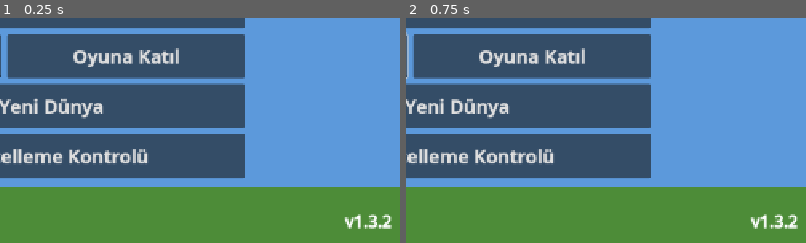
Above: before the commit, frames 1-2 (left to right).
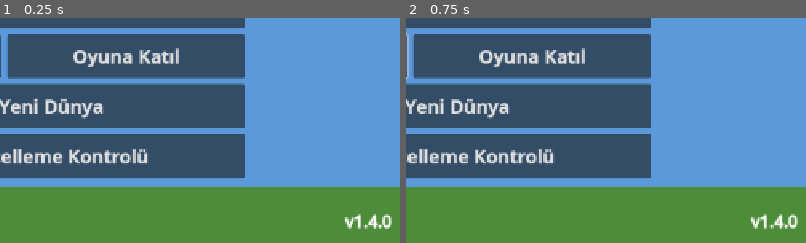
Above: after the commit, the same moments.

Repository: ozguryilmazz/CraftMine
Game: Godot game, scene res://scenes/main_menu.tscn
Two runs of this game, one before a commit and one after it. Both use one fixed random seed, a clock stepped at 60 frames per second and the inputs below.
Inputs (mouse positions are % of the whole screen's width and height, from its top left):
- Up to frame 1 (0.25 s): no input
- Up to frame 2 (0.75 s): click (35, 58) at 0.52 s; type "12" at 0.6 s
The pictures show only the part of the screen within x 44-94%, y 50-100%; the shares and areas given below are measured in that part.

The runs differ from the first frame. In frame 1, 0.2% of the frame differs, in the area x 92-98%, y 87-94%; in frame 2, 0.2%.

Commit message:
Can, hasar, ölüm cezası, yemek ve düşme hasarı; stat/XP kuralları (v1.4.0)
Co-Authored-By: Claude Fable 5.2 <noreply@anthropic.com>

Diff:
--- a/project.godot
+++ b/project.godot
@@ -7,7 +7,7 @@
 [application]
 
 config/name="CraftMine"
-config/version="1.3.2"
+config/version="1.4.0"
 run/main_scene="res://scenes/main_menu.tscn"
 config/features=PackedStringArray("4.5", "GL Compatibility")
 boot_splash/bg_color=Color(0.12, 0.16, 0.22, 1)
--- a/scripts/game.gd
+++ b/scripts/game.gd
@@ -11,6 +11,8 @@
 const ATTRACT_RADIUS := 2.6
 const MAX_DROPS := 150
 const MENU_SCENE := "res://scenes/main_menu.tscn"
+const SAFE_FALL := 3.0           # bu kadar bloğa kadar düşmek zararsız
+const FALL_DAMAGE := 2.0         # güvenli yüksekliğin üzerindeki her blok için can kaybı
 
 var world: World
 var player: Player
@@ -19,6 +21,9 @@
 var inv := Inventory.new()
 ## Oyuncuya ait kalıcı veriler (kakacoin; ileride statlar, level, XP). Dünya kaydıyla birlikte saklanır.
 var pdata := {"coins": 0}
+var stats := PlayerStats.new()
+var hurt_flash := 0.0       # hasar alınca ekranın kızarması (HUD okur)
+var death_timer := 0.0      # > 0 iken "Öldün" yazısı gösterilir
 var selected := 0           # seçili hotbar yuvası
 var paused := false
 var info_text := ""
@@ -68,12 +73,14 @@
 		player.position = Session.saved_pos
 		inv.from_array(Session.saved_inv)
 		pdata.merge(Session.saved_player, true)
+		stats.from_dict(pdata.get("stats"))
 	else:
 		var a := randf() * TAU if _online else 0.0
 		var sx := int(cos(a) * 3.0)
 		var sz := int(sin(a) * 3.0)
 		player.position = Vector3(sx + 0.5, maxi(world.gen.height_at(sx, sz), WorldGen.SEA) + 2.0, sz + 0.5)
 
+	player.fell.connect(_on_fell)
 	_highlight = _make_highlight()
 	add_child(_highlight)
 	_make_crack()
@@ -203,6 +210,11 @@
 	_mine_requested = false
 	_mine_cooldown = maxf(_mine_cooldown - delta, 0.0)
 	player.set_held(inv.id_at(selected))
+	if not paused:
+		stats.tick(delta)
+	player.speed_mult = stats.speed_mult()
+	hurt_flash = maxf(hurt_flash - delta * 2.5, 0.0)
+	death_timer = maxf(death_timer - delta, 0.0)
 	_update_drops(delta)
 	_update_sky()
 	_update_highlight()
@@ -328,10 +340,12 @@
 	if paused or ui.visible:
 		return
 	var hit := _target(p)
+	if not hit.is_empty() and Blocks.is_interactive(hit["id"]):
+		open_ui(InventoryUI.MODE_TABLE if hit["id"] == Blocks.CRAFTING_TABLE else InventoryUI.MODE_FURNACE)
+		return
+	if _use_item():
+		return
 	if hit.is_empty():
-		return
-	if Blocks.is_interactive(hit["id"]):
-		open_ui(InventoryUI.MODE_TABLE if hit["id"] == Blocks.CRAFTING_TABLE else InventoryUI.MODE_FURNACE)
 		return
 	if hit["normal"] == Vector3i.ZERO:
 		return
@@ -349,6 +363,50 @@
 	world.set_block(pos, block)
 	inv.take(selected, 1)
 	player.swing_once()
+
+
+## Eldeki eşya tüketilebiliyorsa (yiyecek) kullanır. Kullanıldıysa true döner.
+func _use_item() -> bool:
+	var id := inv.id_at(selected)
+	if Items.kind(id) != "food":
+		return false
+	if stats.hp < stats.max_hp():
+		stats.eat(id)
+		inv.take(selected, 1)
+		player.swing_once()
+	return true
+
+
+# ---------- Can, hasar ve ölüm ----------
+
+func _on_fell(height: float) -> void:
+	if height > SAFE_FALL:
+		hurt(floorf((height - SAFE_FALL) * FALL_DAMAGE))
+
+
+## Oyuncuya hasar verir; can biterse ölüm cezası uygulanır.
+func hurt(amount: float) -> void:
+	if amount <= 0.0 or death_timer > 0.0:
+		return
+	hurt_flash = 1.0
+	if stats.damage(amount):
+		_die()
+
+
+## Ölüm: tüm eşyalar yok olur, XP ve level sıfırlanır, her stattan 1 puan düşer, oyuncu başlangıç noktasında doğar.
+func _die() -> void:
+	ui.close()
+	hud.release_all()
+	_mine_reset()
+	inv.clear()
+	stats.die()
+	player.teleport(_spawn_point())
+	death_timer = 4.0
+	_save()
+
+
+func _spawn_point() -> Vector3:
+	return Vector3(0.5, maxi(world.gen.height_at(0, 0), WorldGen.SEA) + 2.0, 0.5)
 
 
 func select_slot(i: int) -> void:
@@ -484,6 +542,7 @@
 
 func _save() -> void:
 	_save_timer = 0.0
+	pdata["stats"] = stats.to_dict()
 	if Session.mode != "join":
 		Session.save_world(world.export_edits(), player.position, inv.to_array(), pdata)
 
--- a/scripts/items.gd
+++ b/scripts/items.gd
@@ -146,6 +146,8 @@
 static func icon_index(id: int) -> int:
 	if is_tool(id):
 		return 8 + (id - TOOL_BASE)
+	if DEFS.has(id):
+		return 5   # simgesi henüz çizilmemiş eşya: atlastaki boş kare
 	return id - 100
 
 
--- a/scripts/player.gd
+++ b/scripts/player.gd
@@ -19,6 +19,11 @@
 var in_water := false
 var third_person := false
 var auto_jump := false
+## Hız statından gelen çarpan (oyun tarafından ayarlanır).
+var speed_mult := 1.0
+
+## Oyuncu yere düştüğünde, düştüğü yükseklik (blok) ile yayılır.
+signal fell(height: float)
 
 ## HUD (joystick / zıplama butonu) tarafından ayarlanır. y: ileri (+) / geri (-).
 var move_input := Vector2.ZERO
@@ -38,6 +43,8 @@
 var _held_id := -1
 var _spawned := false
 var _pos := Vector3.ZERO
+var _fall_top := -1.0e9     # havadayken ulaşılan en yüksek nokta
+var _no_fall := false       # ışınlanmadan sonraki ilk inişte düşme hasarı yok
 
 
 func _ready() -> void:
@@ -106,6 +113,14 @@
 	_hand.add_child(_held_vis)
 
 
+## Oyuncuyu verilen noktaya taşır (yeniden doğma); bu inişte düşme hasarı alınmaz.
+func teleport(p: Vector3) -> void:
+	position = p
+	vel = Vector3.ZERO
+	_no_fall = true
+	_spawned = false
+
+
 func add_look(dx: float, dy: float) -> void:
 	yaw = wrapf(yaw - dx, -PI, PI)
 	pitch = clampf(pitch - dy, -1.5, 1.5)
@@ -166,7 +181,7 @@
 
 	var feet := world.get_block(floori(_pos.x), floori(_pos.y + 0.4), floori(_pos.z))
 	in_water = feet == Blocks.WATER
-	var speed := SWIM_SPEED if in_water else WALK_SPEED
+	var speed := (SWIM_SPEED if in_water else WALK_SPEED) * speed_mult
 	var accel := 8.0 if in_water else (14.0 if on_ground else 6.0)
 	var k := minf(accel * delta, 1.0)
 	vel.x = lerpf(vel.x, wish.x * speed, k)
@@ -193,6 +208,14 @@
 		if was_falling:
 			on_ground = true
 		vel.y = 0.0
+	# Düşme yüksekliği: havadayken en yüksek nokta izlenir, yere inince fark bildirilir (suya düşmek zararsız).
+	if on_ground or in_water:
+		if on_ground and not in_water and not _no_fall and _fall_top - _pos.y > 0.5:
+			fell.emit(_fall_top - _pos.y)
+		_no_fall = false
+		_fall_top = _pos.y
+	else:
+		_fall_top = maxf(_fall_top, _pos.y)
 	# Önü tek blokla kapalıysa otomatik zıpla (dokunmatik kontrol kolaylığı).
 	if blocked and auto_jump and wish.length() > 0.3 and (on_ground or in_water):
 		var ahead := _pos + wish.normalized() * 0.7
@@ -204,6 +227,7 @@
 	if _pos.y < -20.0:
 		_pos = Vector3(_pos.x, World.CH + 4, _pos.z)
 		vel = Vector3.ZERO
+		_no_fall = true
 
 
 ## Verilen ayak konumunda oyuncu kutusu katı bir blokla kesişiyor mu?
--- /dev/null
+++ b/scripts/player_stats.gd
@@ -0,0 +1,180 @@
+class_name PlayerStats
+extends RefCounted
+## Oyuncunun RPG durumu: can, statlar, level / XP, süreli iksir etkileri ve ölüm cezası.
+## Kurallar mns2026 tablosundan gelir; sayılar aşağıdaki sabitlerden değiştirilebilir.
+
+const STATS := ["health", "attack", "speed", "intel"]
+const STAT_NAMES := {"health": "Sağlık", "attack": "Saldırı", "speed": "Hız", "intel": "Zeka"}
+## Level 0'daki stat değerleri (ekranda gösterilen taban).
+const BASE := {"health": 10, "attack": 1, "speed": 1, "intel": 1}
+const BASE_HP := 30                 # level 0 canı: aktif moblar (15-20 hasar) 2 vuruşta öldürür
+const HP_PER_POINT := 2             # her sağlık puanı
+const SPEED_PER_POINT := 0.05       # her hız puanı: +%5 hareket hızı
+const CRIT_PER_POINT := 0.02        # her zeka puanı: +%2 kritik ihtimali
+const CRIT_DMG_PER_POINT := 0.10    # her zeka puanı: saldırı gücünün %10'u kadar ek kritik hasarı
+const MISS_BASE := 0.20             # vuruşun sekme (hasar vermeme) ihtimali
+const MISS_PER_POINT := 0.01        # her zeka puanı sekmeyi bu kadar düşürür
+const MAX_LEVEL := 15
+## Bir sonraki levele geçmek için gereken XP (level 0 -> 1: 100, ...).
+const XP_NEED := [100, 120, 130, 140, 200, 220, 240, 260, 280, 400, 450, 500, 600, 700, 1000]
+## O levele İLK kez ulaşıldığında kazanılan stat puanı.
+const POINTS := [3, 3, 3, 3, 5, 3, 3, 3, 3, 5, 3, 3, 3, 3, 5]
+
+var added := {"health": 0, "attack": 0, "speed": 0, "intel": 0}   # dağıtılmış puanlar
+var level := 0
+var xp := 0
+var best_level := 0         # bugüne kadar ulaşılan en yüksek level (puanlar bir kez verilir)
+var points := 0             # dağıtılmamış stat puanı
+var hp := float(BASE_HP)
+var equip_hp := 0           # zırh ve kalkandan gelen can bonusu
+var buffs := {}             # stat -> [miktar, kalan süre (sn)]
+var _heal_left := 0.0
+var _heal_rate := 0.0
+
+
+## Puan + iksir etkisi.
+func total(stat: String) -> int:
+	var b: Variant = buffs.get(stat)
+	return int(added[stat]) + (int(b[0]) if b != null else 0)
+
+
+## Ekranda gösterilen stat değeri (taban + puanlar + iksir).
+func shown(stat: String) -> int:
+	return int(BASE[stat]) + total(stat)
+
+
+func max_hp() -> int:
+	return BASE_HP + total("health") * HP_PER_POINT + equip_hp
+
+
+func speed_mult() -> float:
+	return 1.0 + SPEED_PER_POINT * total("speed")
+
+
+## Silah bonusuyla birlikte tek vuruş hasarı.
+func hit_damage(weapon_dmg := 0) -> int:
+	return int(BASE["attack"]) + total("attack") + weapon_dmg
+
+
+func miss_chance() -> float:
+	return maxf(MISS_BASE - MISS_PER_POINT * total("intel"), 0.0)
+
+
+func crit_chance() -> float:
+	return minf(CRIT_PER_POINT * total("intel"), 1.0)
+
+
+## Kritik vuruşta eklenen hasar.
+func crit_bonus() -> int:
+	return ceili((int(BASE["attack"]) + total("attack")) * CRIT_DMG_PER_POINT * total("intel"))
+
+
+func heal_left() -> float:
+	return _heal_left
+
+
+## Hasar uygular. Can bittiyse true döner.
+func damage(amount: float) -> bool:
+	hp = maxf(hp - amount, 0.0)
+	return hp <= 0.0
+
+
+## Yiyecek: canı zamanla doldurur (toplam "heal", saniyede "rate").
+func eat(id: int) -> void:
+	_heal_left += float(Items.prop(id, "heal", 0))
+	_heal_rate = maxf(_heal_rate, float(Items.prop(id, "rate", 2.0)))
+
+
+## Süreli stat etkisi (iksir). Aynı stat tekrar içilirse süre yenilenir, üst üste binmez.
+func add_buff(stat: String, amount: int, time: float) -> void:
+	buffs[stat] = [amount, time]
+
+
+func tick(delta: float) -> void:
+	for stat: String in buffs.keys():
+		buffs[stat][1] -= delta
+		if buffs[stat][1] <= 0.0:
+			buffs.erase(stat)
+	var full := float(max_hp())
+	if _heal_left > 0.0:
+		var k := minf(_heal_rate * delta, _heal_left)
+		_heal_left -= k
+		hp += k
+		if hp >= full or _heal_left <= 0.0:
+			_heal_left = 0.0
+			_heal_rate = 0.0
+	hp = minf(hp, full)
+
+
+## XP ekler; atlanan level sayısını döndürür. Stat puanı yalnızca ilk kez ulaşılan levellerde verilir.
+func add_xp(n: int) -> int:
+	var ups := 0
+	if level >= MAX_LEVEL:
+		return 0
+	xp += n
+	while level < MAX_LEVEL and xp >= int(XP_NEED[level]):
+		xp -= int(XP_NEED[level])
+		level += 1
+		ups += 1
+		if level > best_level:
+			best_level = level
+			points += int(POINTS[level - 1])
+	if level >= MAX_LEVEL:
+		xp = 0
+	return ups
+
+
+func xp_needed() -> int:
+	return int(XP_NEED[level]) if level < MAX_LEVEL else 0
+
+
+## Bir stat puanı harcar.
+func spend(stat: String) -> bool:
+	if points <= 0 or not added.has(stat):
+		return false
+	points -= 1
+	added[stat] += 1
+	if stat == "health":
+		hp += HP_PER_POINT
+	return true
+
+
+## Ölüm cezası: XP ve level sıfırlanır, her stattan 1 puan düşer (tabanın altına inmez),
+## iksir etkileri biter, can dolar. Envanterin silinmesi oyun tarafında yapılır.
+func die() -> void:
+	xp = 0
+	level = 0
+	for stat: String in STATS:
+		added[stat] = maxi(int(added[stat]) - 1, 0)
+	buffs.clear()
+	_heal_left = 0.0
+	_heal_rate = 0.0
+	hp = float(max_hp())
+
+
+func to_dict() -> Dictionary:
+	return {"added": added.duplicate(), "level": level, "xp": xp, "best": best_level, "points": points,
+		"hp": hp, "buffs": buffs.duplicate(true), "heal": [_heal_left, _heal_rate]}
+
+
+func from_dict(d: Variant) -> void:
+	if not (d is Dictionary):
+		return
+	var a: Variant = d.get("added")
+	if a is Dictionary:
+		for stat: String in STATS:
+			added[stat] = maxi(int(a.get(stat, 0)), 0)
+	level = clampi(int(d.get("level", 0)), 0, MAX_LEVEL)
+	xp = maxi(int(d.get("xp", 0)), 0)
+	best_level = maxi(int(d.get("best", level)), level)
+	points = maxi(int(d.get("points", 0)), 0)
+	var b: Variant = d.get("buffs")
+	if b is Dictionary:
+		for stat: String in STATS:
+			if b.has(stat) and b[stat] is Array and b[stat].size() == 2:
+				buffs[stat] = [int(b[stat][0]), float(b[stat][1])]
+	var h: Variant = d.get("heal")
+	if h is Array and h.size() == 2:
+		_heal_left = float(h[0])
+		_heal_rate = float(h[1])
+	hp = clampf(float(d.get("hp", max_hp())), 1.0, float(max_hp()))
--- a/scripts/ui/hud.gd
+++ b/scripts/ui/hud.gd
@@ -201,6 +201,8 @@
 func _draw() -> void:
 	var white := Color(1, 1, 1, 0.85)
 	var dark := Color(0, 0, 0, 0.45)
+	if game.hurt_flash > 0.0:
+		draw_rect(Rect2(Vector2.ZERO, size), Color(0.8, 0.0, 0.0, 0.35 * game.hurt_flash))
 	if not touch_mode:
 		var c := size * 0.5
 		draw_line(c - Vector2(11, 0), c + Vector2(11, 0), white, 2.0)
@@ -224,7 +226,13 @@
 	draw_rect(sel, Color(1, 1, 1), false, 4.0)
 	var held_name := Items.item_name(inv.id_at(game.selected))
 	if held_name != "":
-		draw_string(_font, Vector2(0, sel.position.y - 12.0), held_name, HORIZONTAL_ALIGNMENT_CENTER, size.x, 24, white)
+		draw_string(_font, Vector2(0, sel.position.y - 40.0), held_name, HORIZONTAL_ALIGNMENT_CENTER, size.x, 24, white)
+	_draw_health()
+	if game.death_timer > 0.0:
+		var a := clampf(game.death_timer, 0.0, 1.0)
+		draw_rect(Rect2(0, size.y * 0.5 - 90.0, size.x, 150.0), Color(0.25, 0.0, 0.0, 0.6 * a))
+		draw_string(_font, Vector2(0, size.y * 0.5 - 20.0), "Öldün!", HORIZONTAL_ALIGNMENT_CENTER, size.x, 56, Color(1, 0.35, 0.3, a))
+		draw_string(_font, Vector2(0, size.y * 0.5 + 30.0), "Eşyaların ve XP'n silindi, statların 1'er puan düştü", HORIZONTAL_ALIGNMENT_CENTER, size.x, 24, Color(1, 1, 1, a))
 	# Envanter butonu: 3x3 ızgara simgesi
 	var ir := _inv_rect()
 	_button(ir, "")
@@ -250,6 +258,22 @@
 	draw_circle(base + _joy_vec * JOY_R, 38.0, Color(1, 1, 1, 0.55))
 
 
+## Can barı: hotbar'ın sol üstünde. Yemek can doldururken açık renkli bir uç görünür.
+func _draw_health() -> void:
+	var st: PlayerStats = game.stats
+	var first := _slot_rect(0)
+	var bar := Rect2(first.position.x, first.position.y - 30.0, SLOT * 4.0, 22.0)
+	var full := float(st.max_hp())
+	var f := clampf(st.hp / full, 0.0, 1.0)
+	draw_rect(bar, Color(0, 0, 0, 0.55))
+	if st.heal_left() > 0.0:
+		var f2 := clampf((st.hp + st.heal_left()) / full, 0.0, 1.0)
+		draw_rect(Rect2(bar.position, Vector2(bar.size.x * f2, bar.size.y)), Color(1.0, 0.6, 0.6, 0.7))
+	draw_rect(Rect2(bar.position, Vector2(bar.size.x * f, bar.size.y)), Color(0.85, 0.12, 0.12))
+	draw_rect(bar, Color(1, 1, 1, 0.8), false, 2.0)
+	draw_string(_font, Vector2(bar.position.x, bar.position.y + 17.0), "%d / %d" % [ceili(st.hp), int(full)], HORIZONTAL_ALIGNMENT_CENTER, bar.size.x, 17, Color.WHITE)
+
+
 func _button(r: Rect2, text: String) -> void:
 	draw_rect(r, Color(0, 0, 0, 0.4))
 	draw_rect(r, Color(1, 1, 1, 0.7), false, 2.0)
--- a/tests/shot.gd
+++ b/tests/shot.gd
@@ -60,6 +60,7 @@
 		" stone pick=", Items.can_harvest(Blocks.IRON_ORE, Items.tool(1, 0)))
 
 	# Envanteri doldur, blok yerleştir, ekranları görüntüle
+	game.inv.clear()   # kırılan toprak toplanmış olabilir: yuva sırası sabit kalsın
 	game.inv.add(Blocks.LOG, 5)
 	game.inv.add(Blocks.COBBLE, 20)
 	game.inv.add(Items.COAL, 7)
@@ -160,6 +161,35 @@
 	player.move_input = Vector2.ZERO
 	print("walked to=", player.position, " ground=", player.on_ground, " dirt picked=", game.inv.to_array().slice(0, 4), " drops=", game._drops.size())
 	await _shot("3_third_person")
+	player.toggle_view()
+
+	# Can: hasar al, et ye, sonra öl
+	game.hurt(22)
+	game.inv.set_slot(0, Items.MEAT_BEEF, 3)
+	game.select_slot(0)
+	game.place_at(c)
+	await get_tree().create_timer(1.5).timeout
+	print("hp after hurt 22 + 1.5s eating=", game.stats.hp, " meat left=", game.inv.counts[0], " heal_left=", game.stats.heal_left())
+	await _shot("6_health")
+	game.stats.add_xp(250)
+	game.stats.spend("health")
+	game.hurt(999)
+	await get_tree().create_timer(1.0).timeout
+	var items := 0
+	for i in Inventory.SIZE:
+		items += game.inv.counts[i]
+	print("after death: items=", items, " hp=", game.stats.hp, "/", game.stats.max_hp(), " level=", game.stats.level, " xp=", game.stats.xp, " points=", game.stats.points, " pos=", player.position)
+	await _shot("7_death")
+	# Düşme hasarı: 10 blok yukarıdan bırak (3 blok güvenli, sonrası blok başına 2 can)
+	await get_tree().create_timer(3.5).timeout
+	var y0 := player.position.y
+	player.position.y += 10.0
+	await get_tree().create_timer(2.5).timeout
+	print("fall 10 blocks: y ", y0, " -> ", player.position.y, " hp=", game.stats.hp, " (beklenen 16)")
+	player.jump_held = true
+	await get_tree().create_timer(1.5).timeout
+	player.jump_held = false
+	print("after jumping: hp=", game.stats.hp)
 	get_tree().quit()
 
 
--- /dev/null
+++ b/tests/stats_test.gd
@@ -0,0 +1,75 @@
+extends SceneTree
+## Geliştirme aracı: stat, can, XP ve ölüm cezası kuralları için otomatik test.
+## Kullanım: godot --headless --path . -s res://tests/stats_test.gd
+
+var _fail := 0
+
+
+func ok(cond: bool, what: String) -> void:
+	if not cond:
+		_fail += 1
+	print(("PASS  " if cond else "FAIL  ") + what)
+
+
+func _init() -> void:
+	var s := PlayerStats.new()
+	ok(s.max_hp() == 30 and s.hp == 30.0, "baslangic cani 30")
+	ok(not s.damage(15) and s.damage(15), "zombi (15 hasar) tam 2 vurusta olduruyor")
+	s.hp = 30.0
+	ok(not s.damage(20) and s.damage(20), "creeper (20 hasar) 2 vurusta olduruyor")
+	ok(is_equal_approx(s.miss_chance(), 0.2) and s.crit_chance() == 0.0 and s.hit_damage() == 1, "baslangic: %20 sekme, kritik yok, 1 hasar")
+	ok(s.hit_damage(4) == 5, "tahta kilicla 5 hasar")
+
+	s = PlayerStats.new()
+	ok(s.add_xp(99) == 0 and s.level == 0, "99 XP: level 0")
+	ok(s.add_xp(1) == 1 and s.level == 1 and s.xp == 0 and s.points == 3, "100 XP: level 1, 3 puan")
+	ok(s.add_xp(120 + 130 + 140 + 200) == 4 and s.level == 5 and s.points == 3 + 3 + 3 + 3 + 5, "level 5: toplam 17 puan")
+	ok(s.spend("health") and s.spend("health") and s.max_hp() == 34 and s.hp == 34.0, "2 saglik puani: 34 can")
+	ok(s.spend("speed") and is_equal_approx(s.speed_mult(), 1.05), "1 hiz puani: %5 hiz")
+	ok(s.spend("intel") and s.spend("intel") and is_equal_approx(s.crit_chance(), 0.04) and is_equal_approx(s.miss_chance(), 0.18), "2 zeka: %4 kritik, %18 sekme")
+	ok(s.spend("attack") and s.hit_damage() == 2 and s.crit_bonus() == 1, "1 saldiri: 2 hasar, kritik +1")
+	var pts := s.points
+	s.die()
+	ok(s.level == 0 and s.xp == 0, "olum: level ve XP sifir")
+	ok(s.added["health"] == 1 and s.added["speed"] == 0 and s.added["intel"] == 1 and s.added["attack"] == 0, "olum: her stattan 1 puan dustu")
+	ok(s.points == pts and s.hp == float(s.max_hp()) and s.max_hp() == 32, "olum: harcanmamis puan kaldi, can doldu")
+	s.die()
+	s.die()
+	ok(s.added["health"] == 0 and s.added["speed"] == 0 and s.max_hp() == 30, "statlar tabanin altina inmiyor")
+	s.add_xp(100 + 120 + 130 + 140 + 200)
+	ok(s.level == 5 and s.points == pts, "ayni levellere tekrar cikinca puan verilmiyor")
+	s.add_xp(220)
+	ok(s.level == 6 and s.points == pts + 3, "ilk kez ulasilan level 6 puan veriyor")
+	s.add_xp(100000)
+	ok(s.level == 15 and s.xp == 0 and s.best_level == 15, "level 15 ust sinir")
+	var total := 0
+	for p: int in PlayerStats.POINTS:
+		total += p
+	ok(total == 51, "toplam kazanilabilir puan 51")
+
+	s = PlayerStats.new()
+	s.damage(25)
+	s.eat(Items.MEAT_CHICKEN)
+	s.tick(1.0)
+	ok(is_equal_approx(s.hp, 7.0), "et: 1 saniyede +2 can")
+	for i in 10:
+		s.tick(1.0)
+	ok(is_equal_approx(s.hp, 15.0) and s.heal_left() == 0.0, "et: toplam +10 can, sonra durur")
+	s.add_buff("attack", 3, 300.0)
+	ok(s.hit_damage() == 4, "saldiri iksiri: +3")
+	s.add_buff("attack", 3, 300.0)
+	ok(s.hit_damage() == 4, "ayni iksir ust uste binmiyor")
+	s.tick(299.0)
+	ok(s.hit_damage() == 4, "299. saniyede etki suruyor")
+	s.tick(2.0)
+	ok(s.hit_damage() == 1, "5 dakika sonra etki bitti")
+	s.add_buff("health", 3, 300.0)
+	ok(s.max_hp() == 36, "savunma iksiri: +6 can siniri")
+
+	var s2 := PlayerStats.new()
+	s.add_xp(150)
+	s.spend("speed")
+	s2.from_dict(s.to_dict())
+	ok(s2.to_dict() == s.to_dict(), "kayit / yukleme ayni sonucu veriyor")
+	print("SONUC: %d hata" % _fail)
+	quit(1 if _fail > 0 else 0)
--- a/version.json
+++ b/version.json
@@ -1,4 +1,4 @@
 {
-  "version": "1.3.2",
-  "version_code": 6
+  "version": "1.4.0",
+  "version_code": 7
 }
Not shown, changed: export_presets.cfg
Not shown, added: scripts/player_stats.gd.uid
Not shown, added: tests/stats_test.gd.uid
